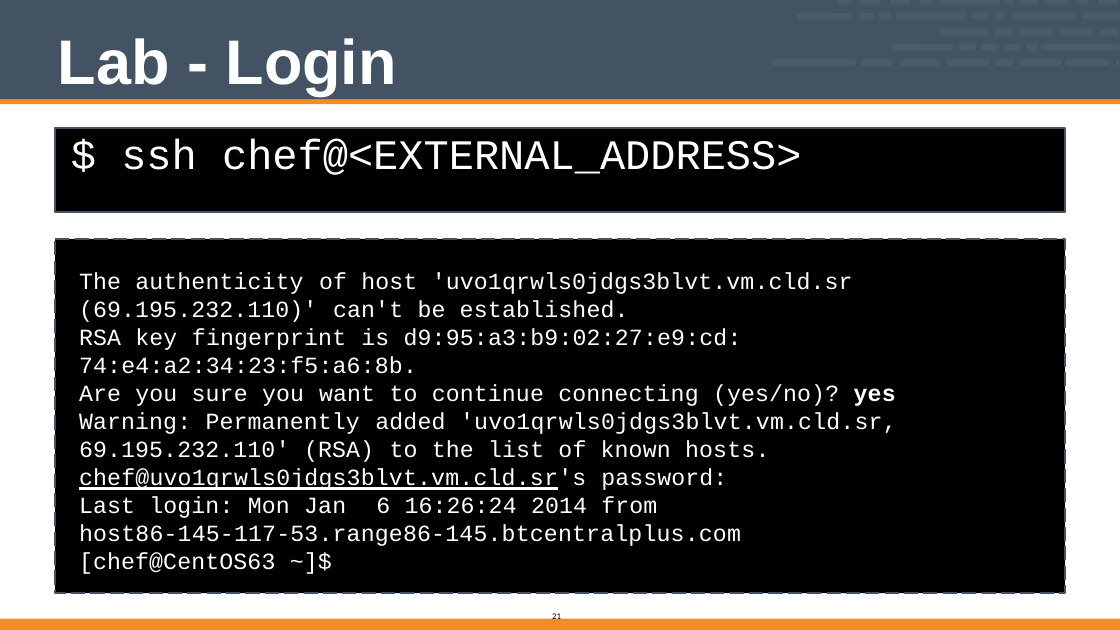
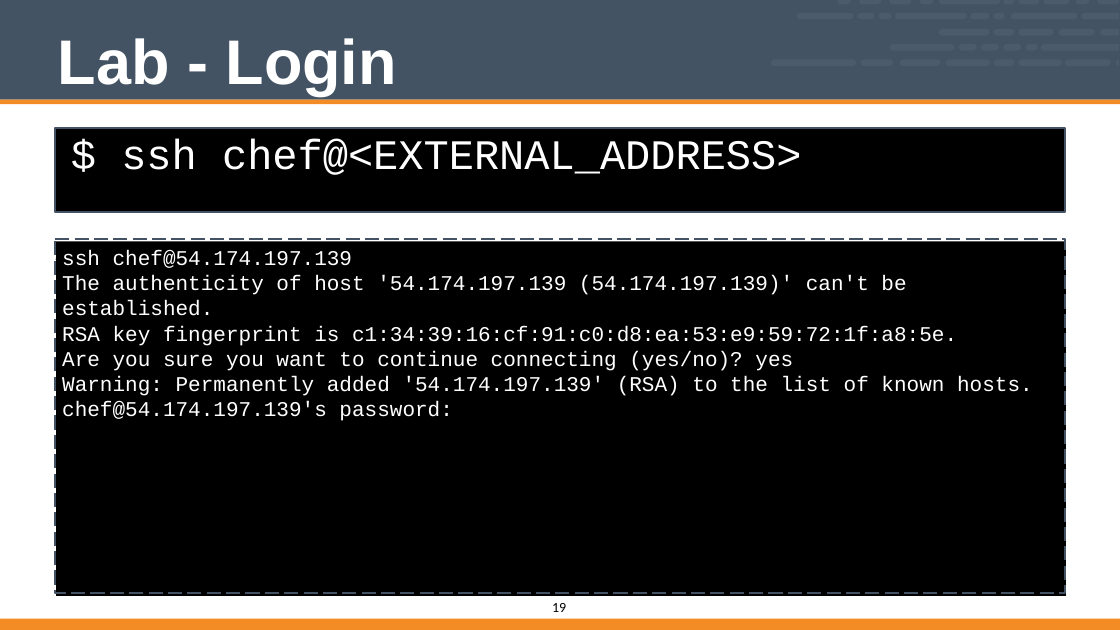
Before and after one commit to vinyar/chef-intermediate, a slide deck: slide 19 of Modules/01-Chef_Intermediate.pptx (slide 21 before the commit). Drawn at 1120x630 pixels with LibreOffice and Linux fonts; fonts in the diff are those of the drawing. Boxes give left, top, right and bottom in pixels: in the first picture for what was removed or moved away, otherwise in the second. Text is boxed around its words. In the diff, an @@ line names an element or a change of style, - is before the commit and + after.

```diff
--- a/Modules/01-Chef_Intermediate.pptx
+++ b/Modules/01-Chef_Intermediate.pptx
@@ text in freeform shape at (56,253,78,261): text added @@
+jkjk
@@ freeform shape "jkjk" at (56,241,1066,595): outline redrawn @@
@@ text added at (62,250,1033,421), 24 pt, text #FFFFFF @@
+ssh chef@54.174.197.139
+The authenticity of host '54.174.197.139 (54.174.197.139)' can't be established.
+RSA key fingerprint is c1:34:39:16:cf:91:c0:d8:ea:53:e9:59:72:1f:a8:5e.
+Are you sure you want to continue connecting (yes/no)? yes
+Warning: Permanently added '54.174.197.139' (RSA) to the list of known hosts.
+chef@54.174.197.139's password:
@@ text removed at (79,272,303,294) @@
-The authenticity
@@ text removed at (319,272,417,290) @@
-of host
@@ text removed at (432,272,853,294) @@
-'uvo1qrwls0jdgs3blvt.vm.cld.sr
@@ text removed at (79,300,317,322) @@
-(69.195.232.110)'
@@ text removed at (79,328,177,350) @@
-RSA key
@@ text removed at (192,328,346,350) @@
-fingerprint
@@ text removed at (333,300,629,318) @@
-can't be established.
@@ text removed at (361,328,742,346) @@
-is d9:95:a3:b9:02:27:e9:cd:
@@ text removed at (79,356,417,374) @@
-74:e4:a2:34:23:f5:a6:8b.
@@ text removed at (79,385,304,406) @@
-Are you sure you
@@ text removed at (319,385,375,402) @@
-want
@@ text removed at (390,384,896,406) @@
-to continue connecting (yes/no)? yes
@@ text removed at (79,412,360,434) @@
-Warning: Permanently
@@ text removed at (375,412,445,430) @@
-added
@@ text removed at (460,412,896,434) @@
-'uvo1qrwls0jdgs3blvt.vm.cld.sr,
@@ text removed at (79,440,374,462) @@
-69.195.232.110' (RSA)
@@ text removed at (390,440,769,458) @@
-to the list of known hosts.
@@ text removed at (79,468,587,518) @@
-chef@uvo1qrwls0jdgs3blvt.vm.cld.sr's Last login: Mon Jan 6 16:26:24 2014
@@ text removed at (601,468,727,514) @@
-password: from
@@ text removed at (79,524,741,574) @@
-host86-145-117-53.range86-145.btcentralplus.com [chef@CentOS63 ~]$
@@ page number at (552,603,566,612): text changed; size 10 to 16 pt @@
-21
+19
```
Also in this commit, not shown: 17 other slides changed, 1 slide added, 3 slides removed.
